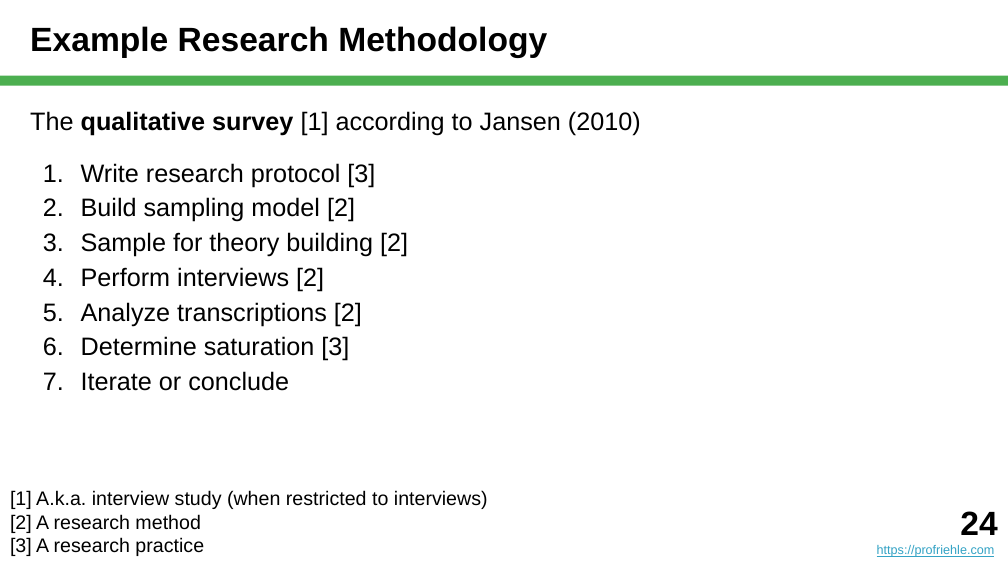
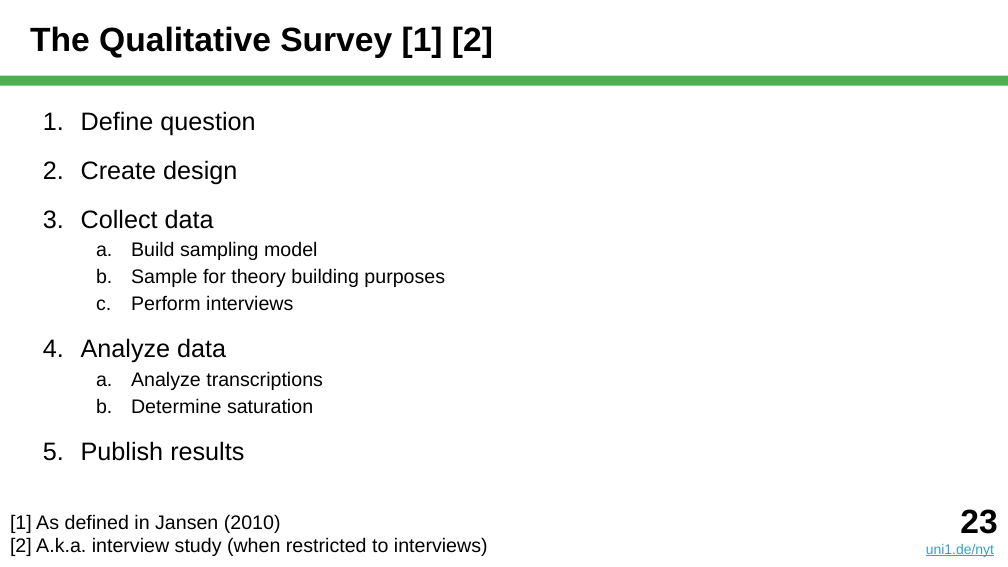
Before and after one commit to dirkriehle/nyt-course, a slide deck: slide 23 of Lecture slides/NYT B02 - Scientific Research.pptx (slide 24 before the commit). Drawn at 1008x567 pixels with LibreOffice and Linux fonts; fonts in the diff are those of the drawing. Boxes give left, top, right and bottom in pixels: in the first picture for what was removed or moved away, otherwise in the second. Text is boxed around its words. In the diff, an @@ line names an element or a change of style, - is before the commit and + after.

Commit message:
After B02 - Scientific Research

```diff
--- a/Lecture slides/NYT B02 - Scientific Research.pptx
+++ b/Lecture slides/NYT B02 - Scientific Research.pptx
@@ title at <box>30,26,493,58</box>: text changed @@
-Example Research Methodology
+The Qualitative Survey [1] [2]
@@ text at <box>81,111,445,461</box>: text changed; size 18 to 14 pt @@
-The qualitative survey [1] according to Jansen (2010)
-1. Write research protocol [3]
-2. Build sampling model [2]
-3. Sample for theory building [2]
-4. Perform interviews [2]
-5. Analyze transcriptions [2]
-6. Determine saturation [3]
-7. Iterate or conclude
+1. Define question
+2. Create design
+3. Collect data
+  a. Build sampling model
+  b. Sample for theory building purposes
+  c. Perform interviews
+4. Analyze data
+  a. Analyze transcriptions
+  b. Determine saturation
+5. Publish results
@@ text added at <box>926,509,997,557</box>, 10 pt, text #34A3C5, underline @@
+23
+uni1.de/nyt
@@ text at <box>10,514,488,556</box>: text changed @@
-[1] A.k.a. interview study (when restricted to interviews)
-[2] A research method
-[3] A research practice
+[1] As defined in Jansen (2010)
+[2] A.k.a. interview study (when restricted to interviews)
@@ text removed at <box>877,511,997,557</box> @@
-24
-https://profriehle.com
```
Also in this commit, not shown: 39 other slides changed, 2 slides added, 5 slides removed, 5 other files.
